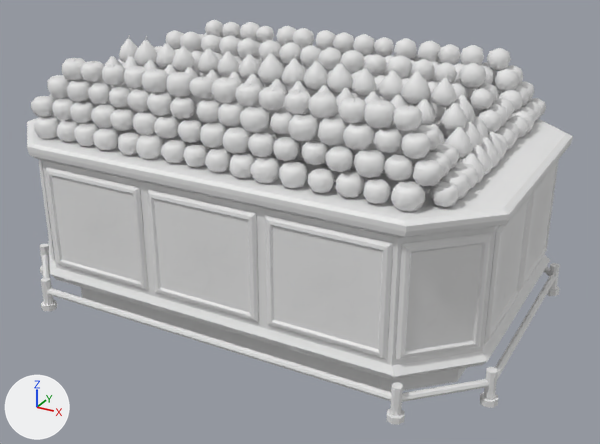
An edit to the Blender file assets/models/ssg-market-produce/fruit-island.blend, drawn before and after from the same camera.
Camera for both pictures: a 50 mm camera at (1.56, -2.78, 1.69) aimed at (0.07, -0.06, 0.33). Every picture has the same lights, and +X, +Y and +Z are marked at lower left. The older version comes first.

Names of what the first picture shows: '모서리를 감싸는 황동 발받침', '붉은 사과', '연둣빛 배', '자두', '팔각 월넛 진열대와 층진 몰딩', '패널 액자와 목재 꽃잎 상감', '황금빛 감귤'.
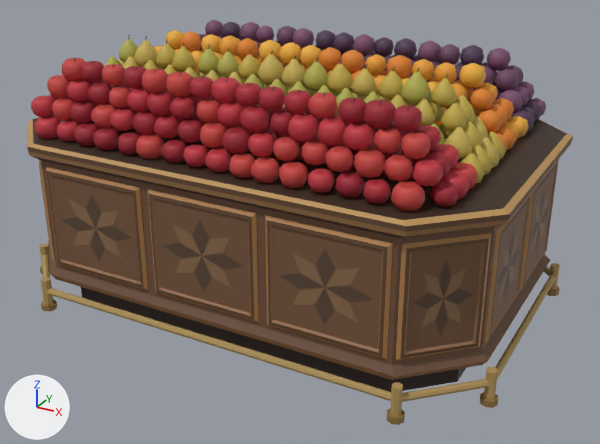
Edits to the bpy script that builds the scene:
```text
Add mat_과일_진열대___정점색:
    mat_과일_진열대___정점색 = bpy.data.materials.new('과일 진열대 · 정점색')
    mat_과일_진열대___정점색.use_nodes = True; mat_과일_진열대___정점색.node_tree.nodes.clear()
    _N = mat_과일_진열대___정점색.node_tree.nodes; _L = mat_과일_진열대___정점색.node_tree.links
    n0 = _N.new('ShaderNodeBsdfPrincipled'); n0.name = 'Principled BSDF'
    n0.inputs[2].default_value = 0.62  # 'Roughness'
    n1 = _N.new('ShaderNodeOutputMaterial'); n1.name = 'Material Output'
    n2 = _N.new('ShaderNodeVertexColor'); n2.name = 'Color Attribute'
    n2.layer_name = 'COLOR_0'
    _L.new(n0.outputs[0], n1.inputs[0])  # 'BSDF' to 'Surface'
    _L.new(n2.outputs[0], n0.inputs[0])  # 'Color' to 'Base Color'
Change me_팔각_월넛_진열대와_층진_몰딩:
    where me_팔각_월넛_진열대와_층진_몰딩.from_pydata(...)  # 296 vertices, 73 faces; spans x -1.0..1.0, y -0.68..0.68, z 0.02..0.71
    add me_팔각_월넛_진열대와_층진_몰딩.materials.append(mat_과일_진열대___정점색)
Change me_모서리를_감싸는_황동_발받침:
    where me_모서리를_감싸는_황동_발받침.from_pydata(...)  # 960 vertices, 216 faces; spans x -1.03..1.03, y -0.71..0.71, z 0.01..0.14
    add me_모서리를_감싸는_황동_발받침.materials.append(mat_과일_진열대___정점색)
Change me_패널_액자와_목재_꽃잎_상감:
    where me_패널_액자와_목재_꽃잎_상감.from_pydata(...)  # 1176 vertices, 294 faces; spans x -0.97..0.97, y -0.66..0.66, z 0.21..0.62
    add me_패널_액자와_목재_꽃잎_상감.materials.append(mat_과일_진열대___정점색)
Change me_붉은_사과:
    where me_붉은_사과.from_pydata(...)  # 5118 vertices, 4359 faces; spans x -0.89..0.86, y -0.63..-0.27, z 0.71..1.0
    add me_붉은_사과.materials.append(mat_과일_진열대___정점색)
Change me_연둣빛_배:
    where me_연둣빛_배.from_pydata(...)  # 5286 vertices, 4503 faces; spans x -0.9..0.86, y -0.32..0.04, z 0.7..1.04
    add me_연둣빛_배.materials.append(mat_과일_진열대___정점색)
Change me_황금빛_감귤:
    where me_황금빛_감귤.from_pydata(...)  # 4305 vertices, 3567 faces; spans x -0.89..0.85, y 0.0..0.35, z 0.7..1.0
    add me_황금빛_감귤.materials.append(mat_과일_진열대___정점색)
Change me_자두:
    where me_자두.from_pydata(...)  # 4200 vertices, 3480 faces; spans x -0.89..0.86, y 0.31..0.66, z 0.7..1.0
    add me_자두.materials.append(mat_과일_진열대___정점색)
```

Location of each change, (x1, y1, x2, y2) in pixels of the pictures (600 x 444 px):
'패널 액자와 목재 꽃잎 상감', recoloured (white to brown): (39, 160, 559, 360) in both
'팔각 월넛 진열대와 층진 몰딩', recoloured (white to brown): (27, 115, 573, 392) in both
'붉은 사과', recoloured (white to red): (31, 58, 478, 211) in both
'연둣빛 배', recoloured (white to yellow): (104, 35, 506, 184) in both
'황금빛 감귤', recoloured (white to orange): (154, 30, 529, 153) in both
'자두', recoloured (white to purple): (199, 20, 546, 133) in both
'모서리를 감싸는 황동 발받침', recoloured: (40, 244, 560, 425) in both
